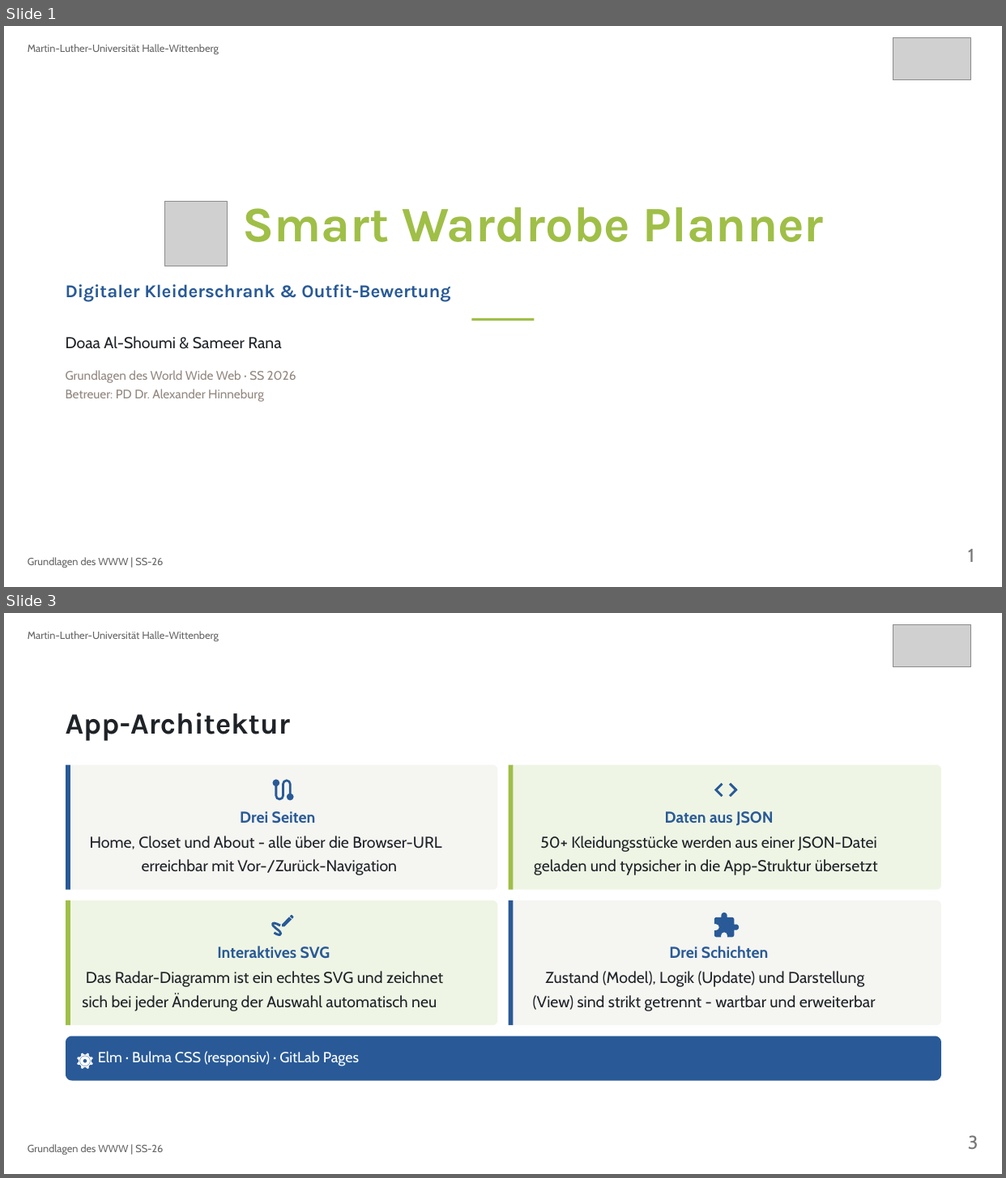
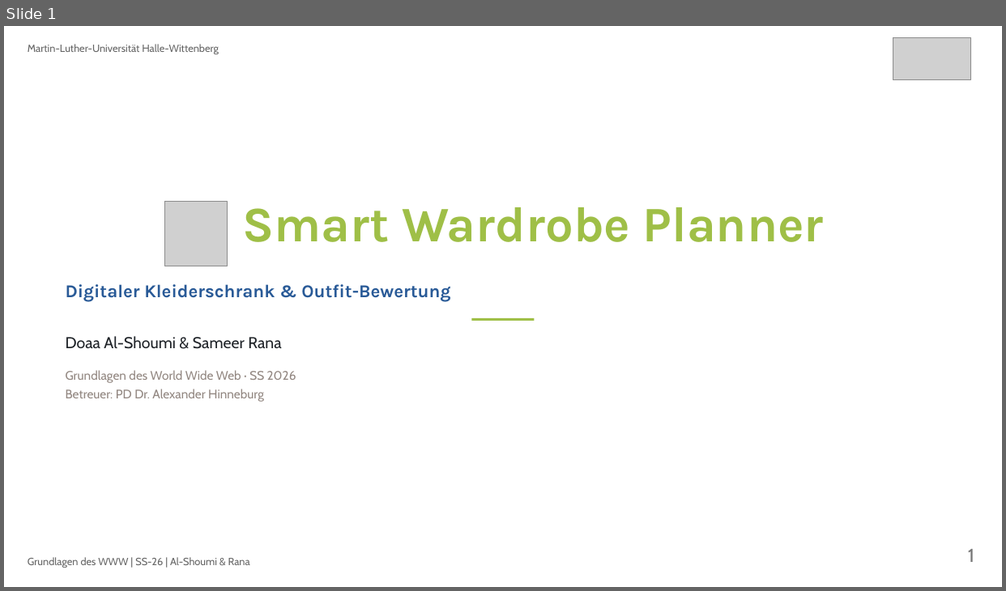
Before and after one commit to samshady/Grundlagen_des_WWW, a slide deck: Praesentation.pptx. Shown one above the other, each under a label of ours: slides 1 and 3 before the commit, slide 1 after it; the slides between them are not shown. The pictures are 1006x1178 and 1006x591 pixels, drawn with LibreOffice and Linux fonts; fonts in the diff are those of the drawing; grey boxes stand for pictures. Boxes give left, top, right and bottom in pixels: in the first picture for what was removed or moved away, otherwise in the second. Text is boxed around its words. In the diff, an @@ line names an element or a change of style, - is before the commit and + after.

```diff
--- a/Praesentation.pptx
+++ b/Praesentation.pptx
@@ slide 3 removed at [4,613,1002,1174], background #FFFFFF @@
@@ freeform shape removed at [4,613,1002,1174] @@
@@ text removed at [27,631,219,641] @@
-Martin-Luther-Universität Halle-Wittenberg
@@ picture removed at [893,625,970,667] @@
@@ text removed at [66,713,290,741] @@
-App-Architektur
@@ freeform shape removed at [66,765,70,890] @@
@@ freeform shape removed at [67,765,497,890] @@
@@ freeform shape removed at [273,779,294,800] @@
@@ freeform shape removed at [509,765,513,890] @@
@@ freeform shape removed at [510,765,941,890] @@
@@ freeform shape removed at [714,783,738,797] @@
@@ text removed at [240,811,316,824] @@
-Drei Seiten
@@ text removed at [665,811,773,826] @@
-Daten aus JSON
@@ text removed at [90,836,441,850] @@
-Home, Closet und About - alle über die Browser-URL
@@ text removed at [540,836,876,852] @@
-50+ Kleidungsstücke werden aus einer JSON-Datei
@@ text removed at [142,859,397,875] @@
-erreichbar mit Vor-/Zurück-Navigation
@@ text removed at [534,859,878,875] @@
-geladen und typsicher in die App-Struktur übersetzt
@@ freeform shape removed at [66,901,70,1025] @@
@@ freeform shape removed at [67,901,497,1025] @@
@@ freeform shape removed at [509,901,513,1025] @@
@@ freeform shape removed at [510,901,941,1025] @@
@@ freeform shape removed at [271,915,294,936] @@
@@ freeform shape removed at [714,914,739,938] @@
@@ text removed at [217,946,330,959] @@
-Interaktives SVG
@@ text removed at [669,946,768,959] @@
-Drei Schichten
@@ text removed at [86,971,443,987] @@
-Das Radar-Diagramm ist ein echtes SVG und zeichnet
@@ text removed at [545,971,864,987] @@
-Zustand (Model), Logik (Update) und Darstellung
@@ text removed at [82,995,437,1012] @@
-sich bei jeder Änderung der Auswahl automatisch neu
@@ text removed at [533,995,876,1012] @@
-(View) sind strikt getrennt - wartbar und erweiterbar
@@ freeform shape removed at [66,1037,941,1081] @@
@@ text removed at [76,1048,95,1069] @@
-⚙
@@ text removed at [98,1051,359,1067] @@
-Elm · Bulma CSS (responsiv) · GitLab Pages
@@ text removed at [27,1144,163,1155] @@
-Grundlagen des WWW | SS-26
@@ text removed at [968,1135,978,1149] @@
-3
@@ slide 1 changed as well @@
@@ text at [27,557,250,568]: text changed @@
-Grundlagen des WWW | SS-26
+Grundlagen des WWW | SS-26 | Al-Shoumi & Rana
```
Also in this commit, not shown: 3 other slides changed, 2 slides added, 10 other files.
